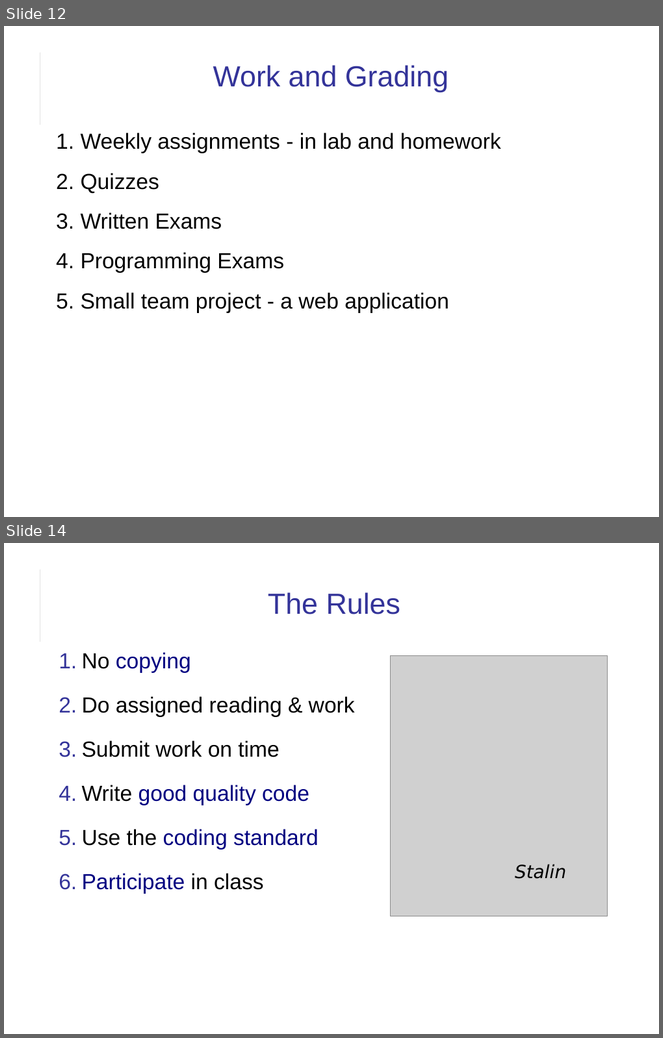
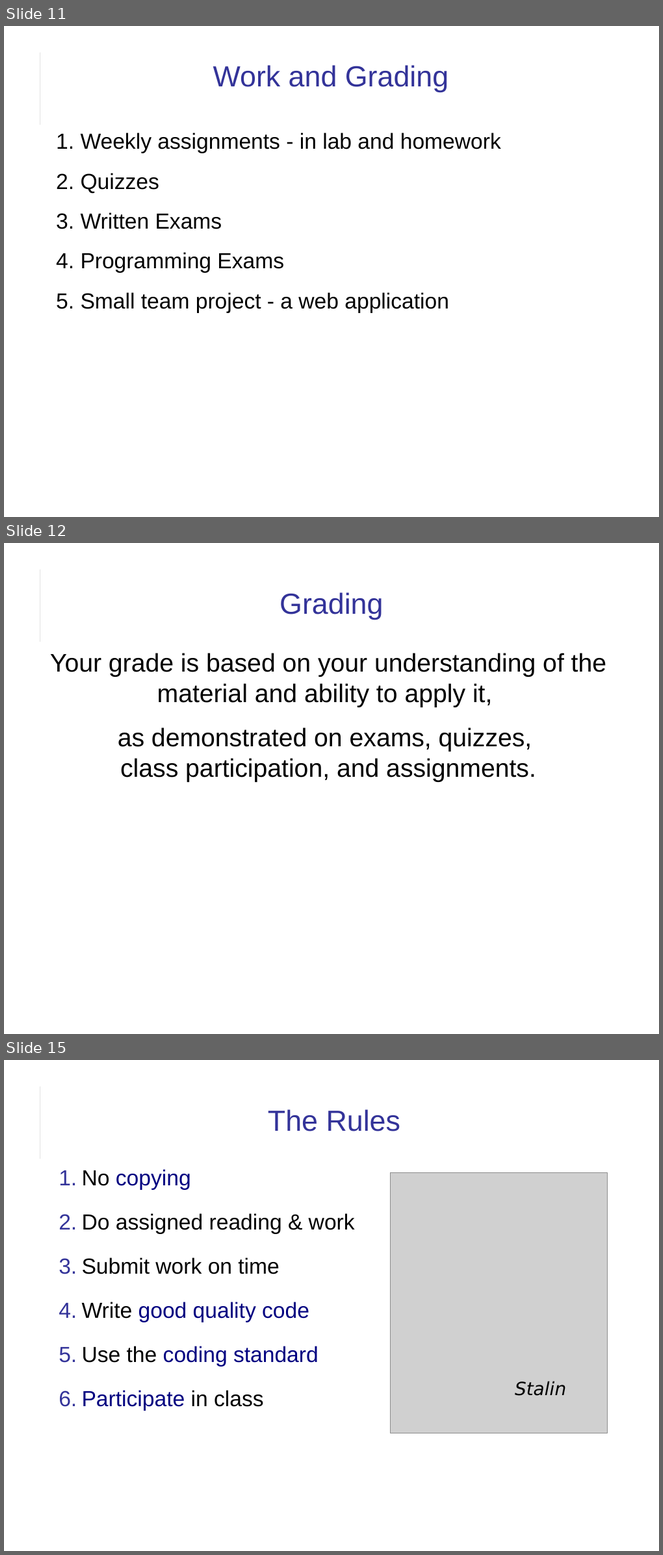
Before and after one commit to cpske/ISP, a slide deck: introduction/Introduction-to-Course.odp. Shown one above the other, each under a label of ours: slides 12 and 14 before the commit, slides 11, 12 and 15 after it; the slides between them are not shown. The pictures are 663x1038 and 663x1555 pixels, drawn with LibreOffice and Linux fonts; fonts in the diff are those of the drawing; grey boxes stand for pictures. Boxes give left, top, right and bottom in pixels: in the first picture for what was removed or moved away, otherwise in the second. Text is boxed around its words. In the diff, an @@ line names an element or a change of style, - is before the commit and + after.

```diff
--- a/introduction/Introduction-to-Course.odp
+++ b/introduction/Introduction-to-Course.odp
@@ slide 12 added at bbox=[4, 543, 659, 1034], background #FFFFFF; not listed: 2 template elements that a slide beside it also shows @@
@@ title added at bbox=[280, 592, 383, 620], 32 pt, text #333399 @@
+Grading
@@ text added at bbox=[50, 653, 607, 782], 28 pt, text #000000 @@
+  Your grade is based on your understanding of the material and ability to apply it,
+  as demonstrated on exams, quizzes,
+  class participation, and assignments.
@@ what was slide 12 is now slide 11 @@
@@ what was slide 14 is now slide 15 @@
```
Also in this commit, not shown: 6 slides changed, 1 other slide added, 1 slide removed, 6 other files.
